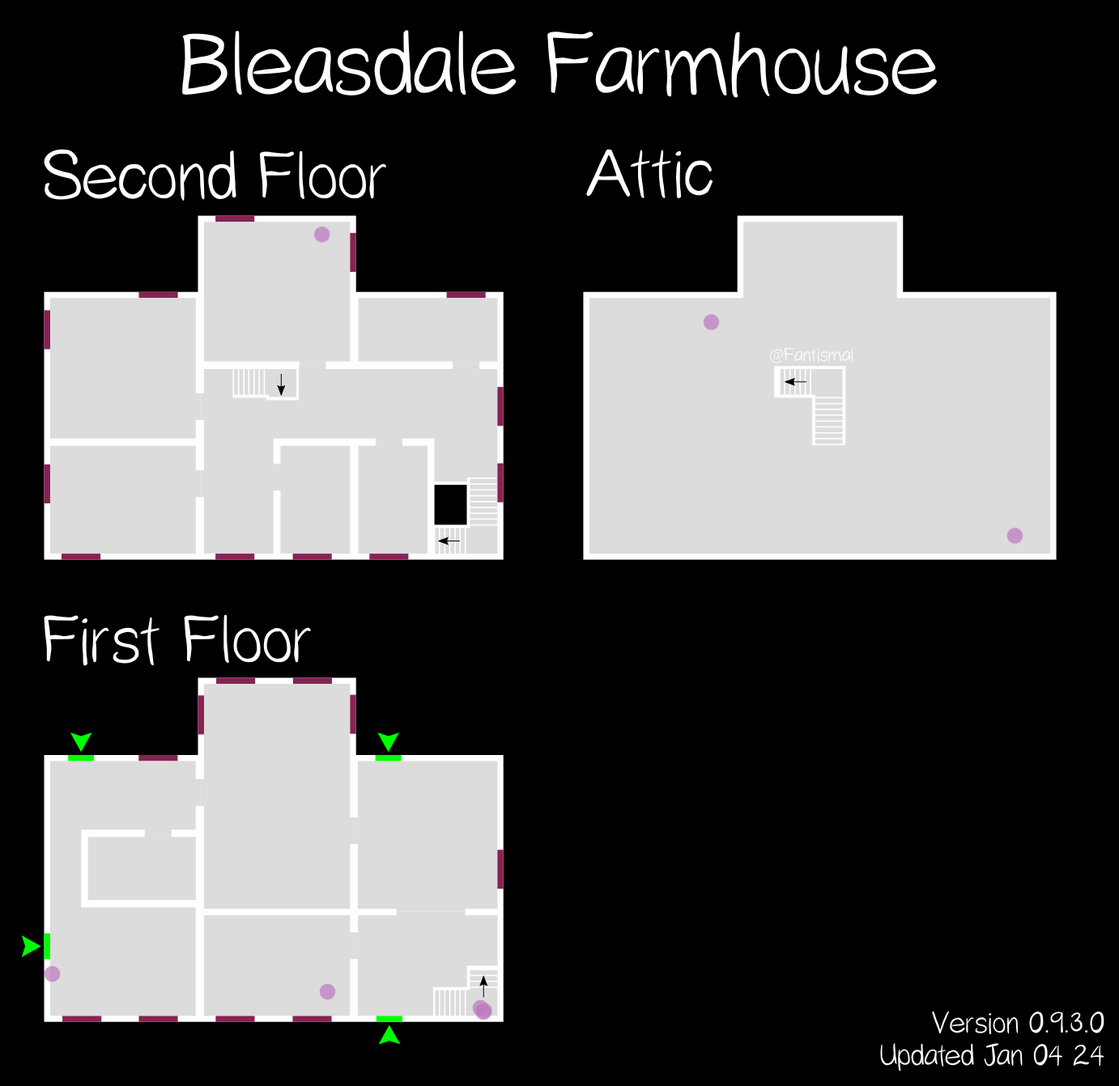
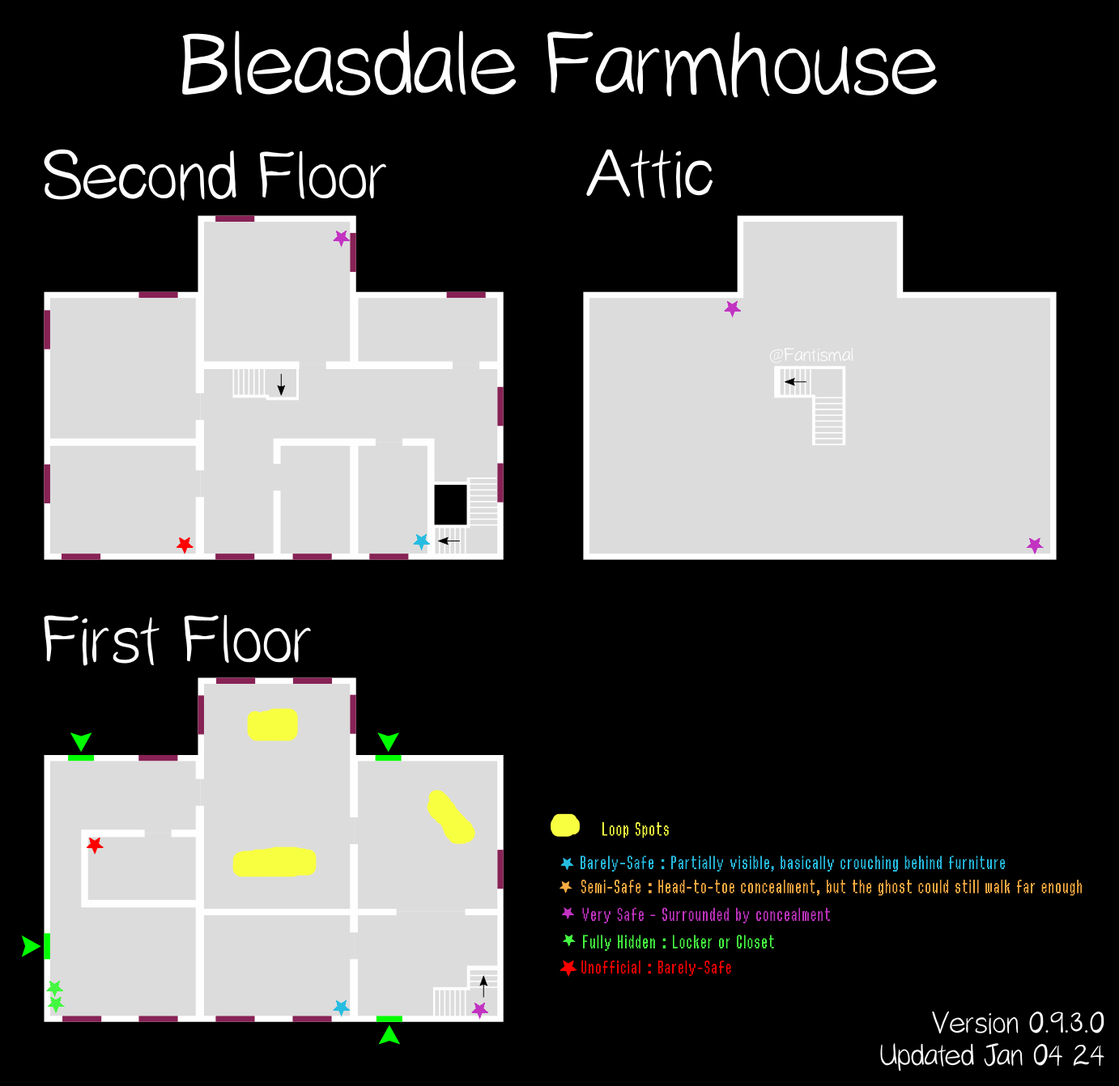
Layered file, before and after one edit (1119 × 1086). Changes by layer:
added layer "Pasted Layer" above "Safe_Spots_New" over bbox(550, 813, 1082, 978)
added layer "Safe_Spots_New" above "Safe Spots" over bbox(46, 230, 1044, 1021)
hid "Safe Spots" over bbox(43, 225, 1024, 1021)
